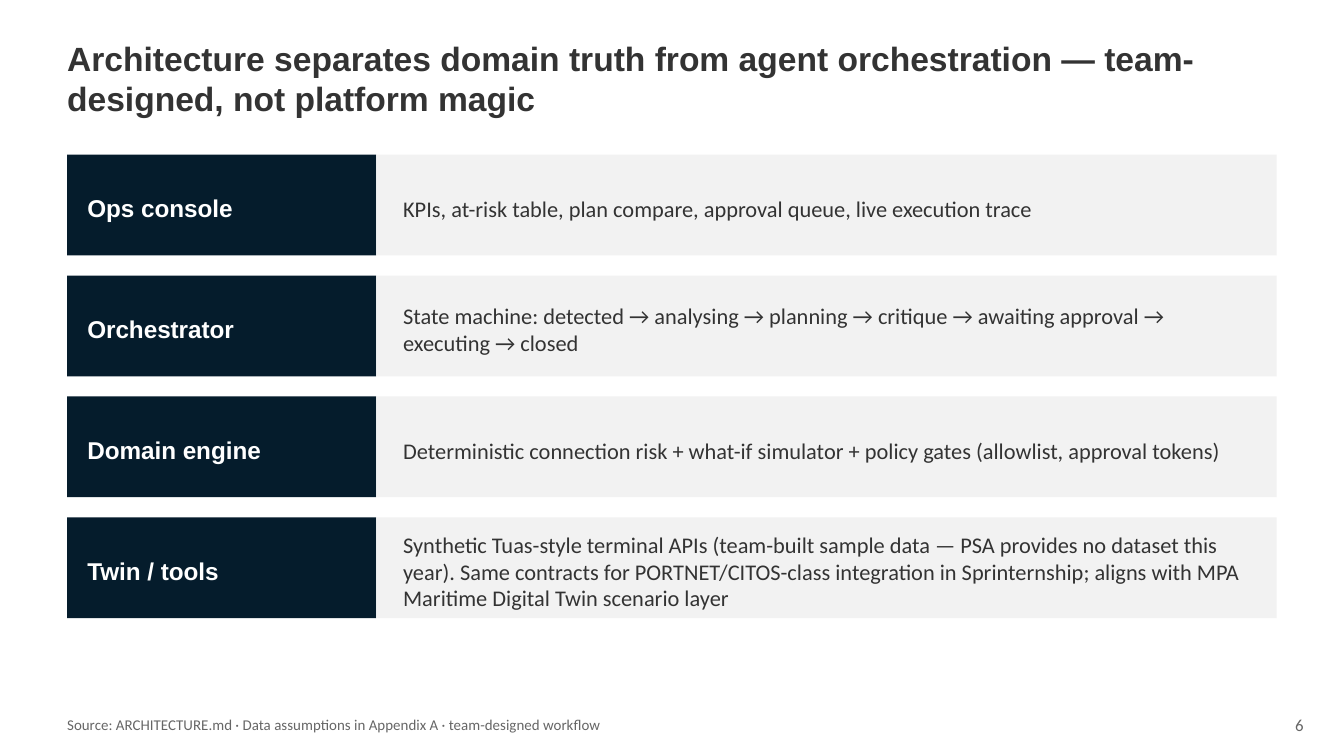
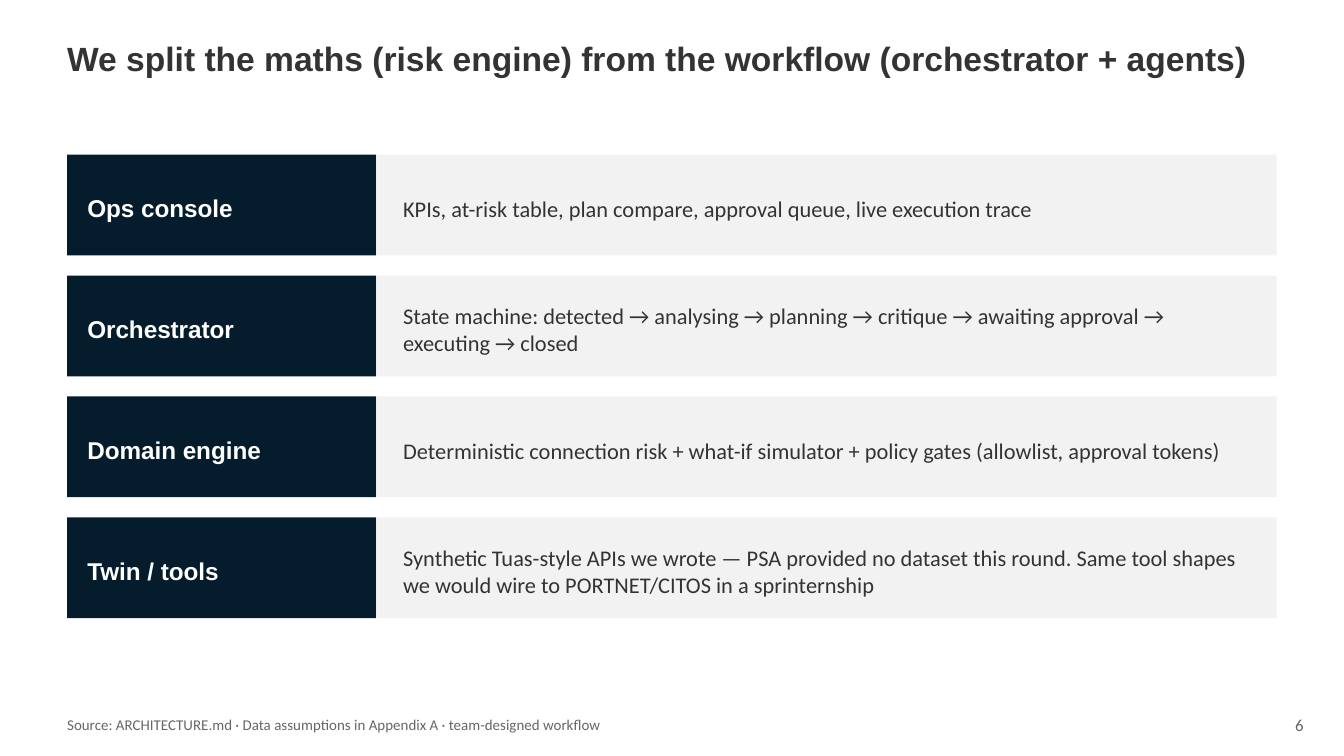
Before and after one commit to piyaphat38030/psa-relay, a slide deck: slide 6 of deliverables/RELAY_Presentation.pptx. Drawn at 1344x756 pixels with LibreOffice and Linux fonts; fonts in the diff are those of the drawing. Boxes give left, top, right and bottom in pixels: in the first picture for what was removed or moved away, otherwise in the second. Text is boxed around its words. In the diff, an @@ line names an element or a change of style, - is before the commit and + after.

```diff
--- a/deliverables/RELAY_Presentation.pptx
+++ b/deliverables/RELAY_Presentation.pptx
@@ text at (67, 46, 1246, 77): text changed @@
-Architecture separates domain truth from agent orchestration — team-designed, not platform magic
+We split the maths (risk engine) from the workflow (orchestrator + agents)
@@ text at (403, 550, 1236, 597): text changed @@
-Synthetic Tuas-style terminal APIs (team-built sample data — PSA provides no dataset this year). Same contracts for PORTNET/CITOS-class integration in Sprinternship; aligns with MPA Maritime Digital Twin scenario layer
+Synthetic Tuas-style APIs we wrote — PSA provided no dataset this round. Same tool shapes we would wire to PORTNET/CITOS in a sprinternship
```
Also in this commit, not shown: 13 other slides changed, 2 other files.
